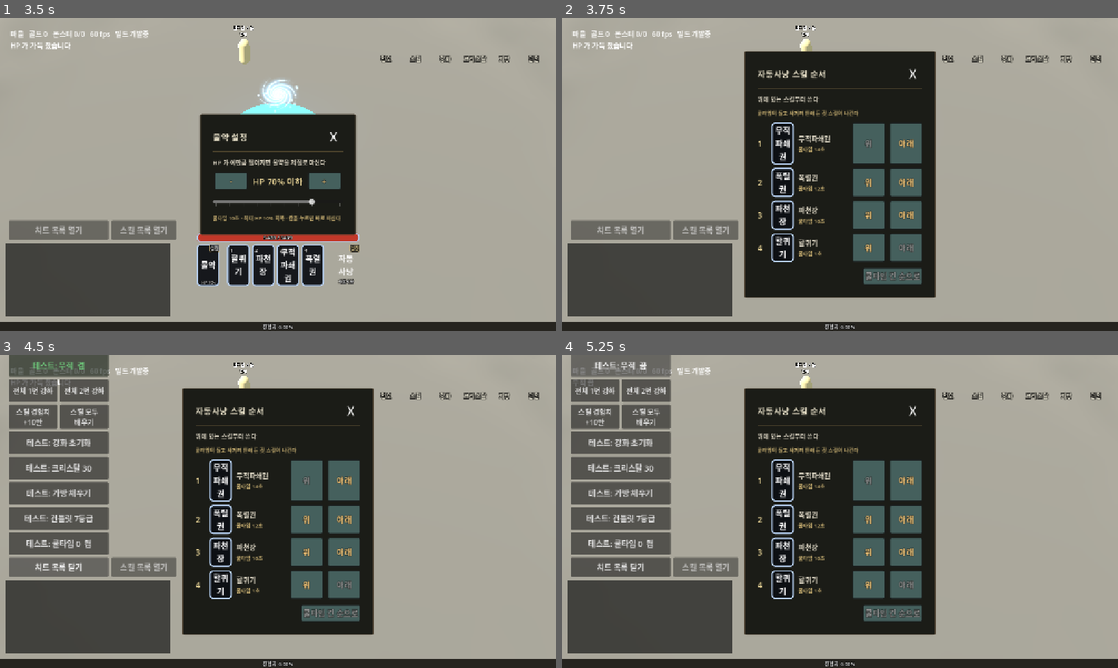
Above: before the commit, frames 1-4 (two rows, left to right).
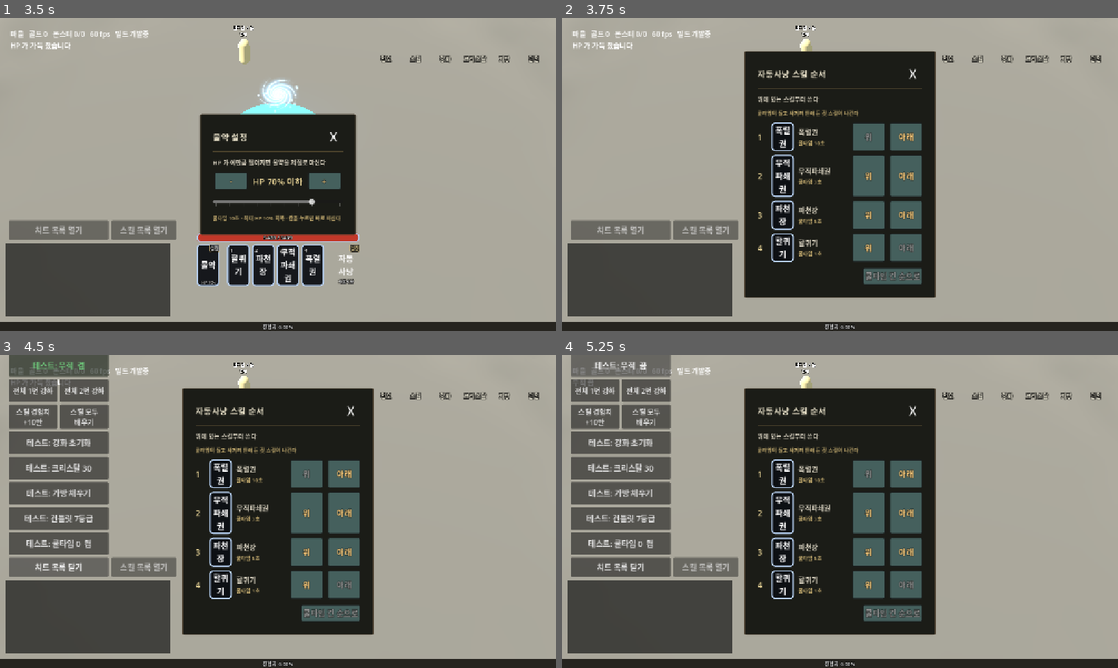
Above: after the commit, the same moments.

Repository: gogoalswo/MMORPG
Game: Godot game, scene res://start.tscn
The game is run twice, just before and just after one commit, with the same random seed, the same clock (stepped at 60 frames per second) and the same inputs.
Inputs (mouse positions are in pixels of both pictures, inside the frame that each line leads up to):
- Up to frame 1 (3.5 s): click (278, 99) at 0.52 s; type "12" at 0.6 s; click (278, 165) at 1.27 s; click (205, 265) at 2 s; click "설정" at 2.75 s
- Up to frame 2 (3.75 s): click "설정" at 3.5 s
- Up to frame 3 (4.5 s): click "치트 목록 열기" at 4.25 s
- Up to frame 4 (5.25 s): click "테스트: 무적 켬" at 5 s

Frame 1 is identical in both runs. In frame 2, 1.6% of the frame differs, in the area x 35-65%, y 34-66%; in frame 3, 1.6%; in frame 4, 1.6%.

Commit message:
격투가 전직기 수치 조정 — 파천장 500%·5초, 무적파쇄권 1000%·7초, 폭렬권 1500%·10초, 과부하 +500%
사용자 요청대로 power·cooldown 을 바꾸고, 과부하 powerMul 을 기본 1500% 에 +500% 가 되도록 20/15 로 맞췄다.

Co-Authored-By: Claude Opus 5.5 <noreply@anthropic.com>
Claude-Session: https://claude.ai/code/session_01WrCMRPAKaA9JNmCk1cx4EK

Diff:
--- a/godot/data/skills.json
+++ b/godot/data/skills.json
@@ -324,12 +324,12 @@
       "id": "ki_burst",
       "name": "파천장",
       "job": "fighter",
-      "cooldown": 10000,
+      "cooldown": 5000,
       "delayMs": 420,
       "castMs": 1200,
       "range": 6,
       "arc": 1.7453292519943295,
-      "power": 12,
+      "power": 5,
       "maxTargets": 8,
       "reqLevel": 30,
       "tier": 1,
@@ -339,12 +339,12 @@
       "id": "nova_fist",
       "name": "폭렬권",
       "job": "fighter",
-      "cooldown": 12000,
+      "cooldown": 10000,
       "delayMs": 750,
       "castMs": 1200,
       "range": 7.5,
       "arc": 6.283185307179586,
-      "power": 10,
+      "power": 15,
       "maxTargets": 10,
       "reqLevel": 120,
       "tier": 3,
@@ -354,12 +354,12 @@
       "id": "crush_fist",
       "name": "무적파쇄권",
       "job": "fighter",
-      "cooldown": 14000,
+      "cooldown": 7000,
       "delayMs": 600,
       "castMs": 1300,
       "range": 5.5,
       "arc": 3.141592653589793,
-      "power": 16,
+      "power": 10,
       "maxTargets": 10,
       "reqLevel": 70,
       "tier": 2,
@@ -496,8 +496,8 @@
       "id": "overload",
       "skill": "nova_fist",
       "name": "과부하",
-      "desc": "데미지 300% 추가",
-      "powerMul": 1.3,
+      "desc": "데미지 500% 추가",
+      "powerMul": 1.3333333333333333,
       "exp": 200000
     },
     {
--- a/godot/tests/nova_fx_test.gd
+++ b/godot/tests/nova_fx_test.gd
@@ -150,10 +150,10 @@
 	if over.is_empty() or chain.is_empty():
 		_fail("폭렬권 강화(과부하·연쇄 폭발)가 표에 없다")
 		return
-	if absf(power - 10.0) > 1e-4:
-		_fail("폭렬권 기본이 %d%% 다 — 1000%% 여야 한다" % int(power * 100.0))
-	if absf(power * float(over.get("powerMul", 1.0)) - power - 3.0) > 1e-4:
-		_fail("과부하가 300%% 추가가 아니다 (× %.2f)" % float(over.get("powerMul", 1.0)))
+	if absf(power - 15.0) > 1e-4:
+		_fail("폭렬권 기본이 %d%% 다 — 1500%% 여야 한다" % int(power * 100.0))
+	if absf(power * float(over.get("powerMul", 1.0)) - power - 5.0) > 1e-4:
+		_fail("과부하가 500%% 추가가 아니다 (× %.2f)" % float(over.get("powerMul", 1.0)))
 	if absf(float(chain.get("followPower", 0.0)) - 0.5) > 1e-4:
 		_fail("연쇄 폭발이 50%% 가 아니다")
 	if absf(float(chain.get("followMs", 0)) / 1000.0 - NovaFx.CHAIN) > 0.02:
Not shown, changed: docs/features/skill-upgrades.md
Not shown, changed: docs/features/skills.md
Not shown, changed: packages/shared/src/skills.ts
